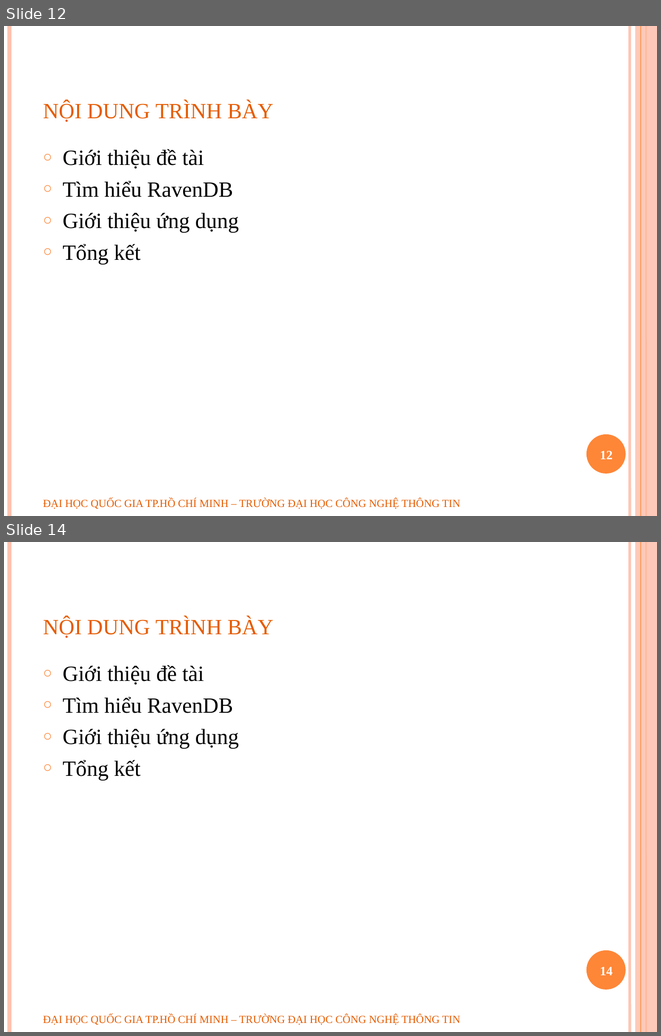
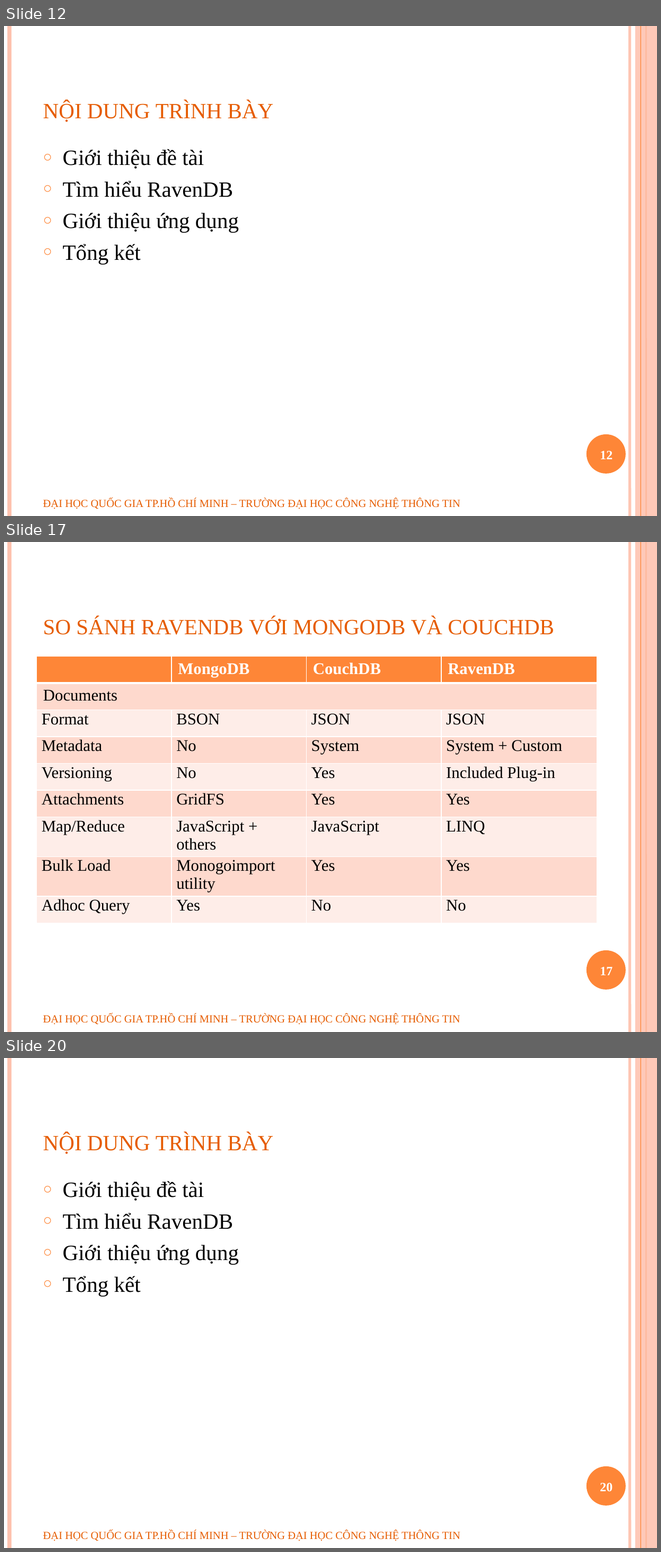
Before and after one commit to geovip/nosqlravendbuit, a slide deck: Document/slide bao cao.pptx. Shown one above the other, each under a label of ours: slides 12 and 14 before the commit, slides 12, 17 and 20 after it; the slides between them are not shown. The pictures are 661x1036 and 661x1552 pixels, drawn with LibreOffice and Linux fonts; fonts in the diff are those of the drawing; background and template pictures are left out. Boxes give left, top, right and bottom in pixels: in the first picture for what was removed or moved away, otherwise in the second. Text is boxed around its words. In the diff, an @@ line names an element or a change of style, - is before the commit and + after.

```diff
--- a/Document/slide bao cao.pptx
+++ b/Document/slide bao cao.pptx
@@ slide 17 added at (4,542,657,1032), background #FFFFFF; not listed: 6 template elements that a slide beside it also shows @@
@@ title added at (43,617,554,635), 30 pt, text #E65C01, small capitals @@
+so sánh ravendb với mongodb và couchdb
@@ table added at (37,656,598,923), 9 rows, 4 columns @@
+ | MongoDB | CouchDB | RavenDB
+Documents |  |  | 
+Format | BSON | JSON | JSON
+Metadata | No | System | System + Custom
+Versioning | No | Yes | Included Plug-in
+Attachments | GridFS | Yes | Yes
+Map/Reduce | JavaScript + others | JavaScript | LINQ
+Bulk Load | Monogoimport utility | Yes | Yes
+Adhoc Query | Yes | No | No
@@ page number added at (600,967,612,975), 14 pt, text #FFFFFF, bold @@
+17
@@ text added at (43,1014,460,1024), 12 pt, text #E65C01 @@
+ĐẠI HỌC QUỐC GIA TP.HỒ CHÍ MINH – TRƯỜNG ĐẠI HỌC CÔNG NGHỆ THÔNG TIN
@@ what was slide 14 is now slide 20 @@
@@ page number at (600,1483,612,1491): text changed @@
-14
+20
```
Also in this commit, not shown: 6 other slides added, 1 slide removed.
